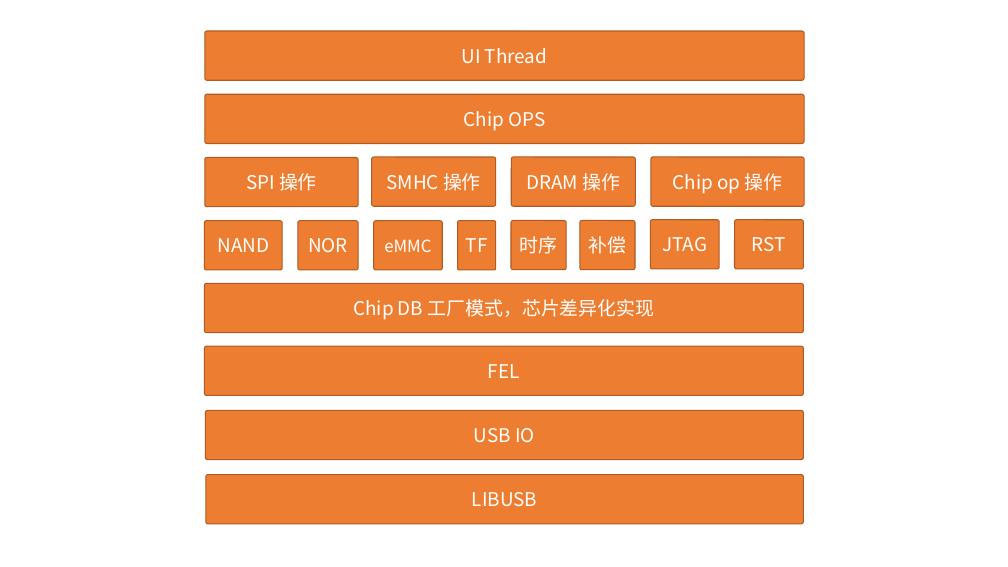
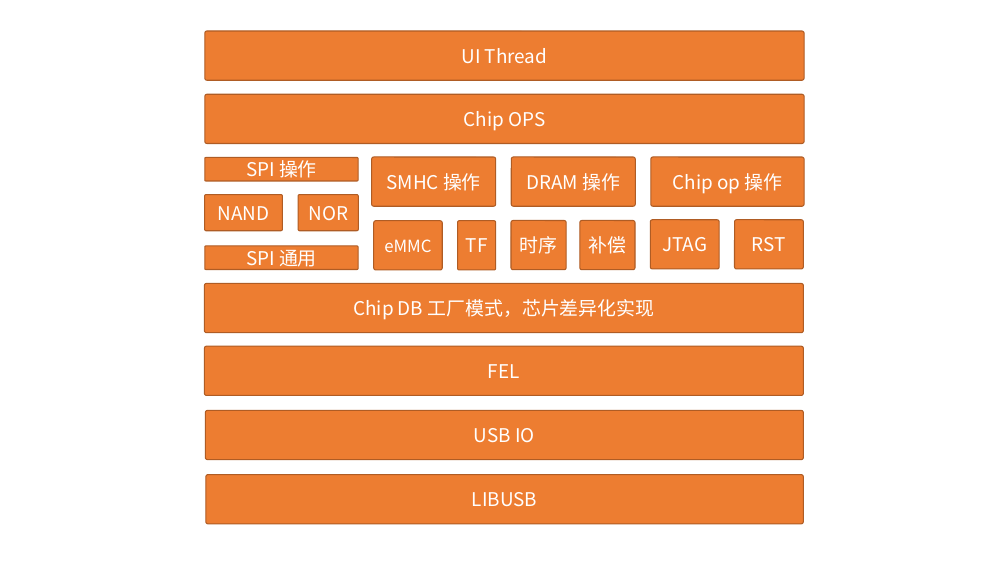
Before and after one commit to YuzukiTsuru/YFEL, a slide deck: slide 1 of doc/YFEL.pptx. Drawn at 1008x567 pixels with LibreOffice and Linux fonts; fonts in the diff are those of the drawing. Boxes give left, top, right and bottom in pixels: in the first picture for what was removed or moved away, otherwise in the second. Text is boxed around its words. In the diff, an @@ line names an element or a change of style, - is before the commit and + after.

Commit message:
add ppt

```diff
--- a/doc/YFEL.pptx
+++ b/doc/YFEL.pptx
@@ rounded rectangle "SPI 操作": place and size @@
-rounded rectangle "SPI 操作" at [205, 157, 358, 206]
+rounded rectangle "SPI 操作" at [205, 157, 358, 181]
@@ rounded rectangle "NAND": place and size @@
-rounded rectangle "NAND" at [204, 221, 282, 270]
+rounded rectangle "NAND" at [205, 194, 283, 231]
@@ rounded rectangle "NOR": place and size @@
-rounded rectangle "NOR" at [298, 221, 358, 270]
+rounded rectangle "NOR" at [298, 194, 358, 231]
@@ rounded rectangle added at [205, 246, 358, 269], fill #ED7D31, outline #AF5C24 1 pt, 18 pt, text #FFFFFF @@
+SPI 通用
```
